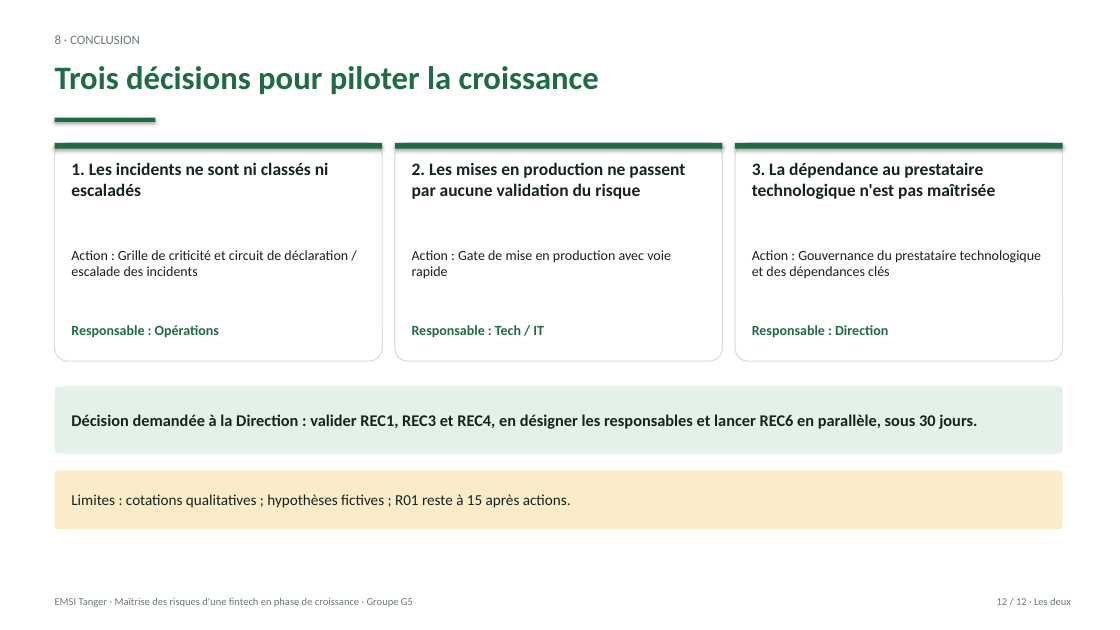
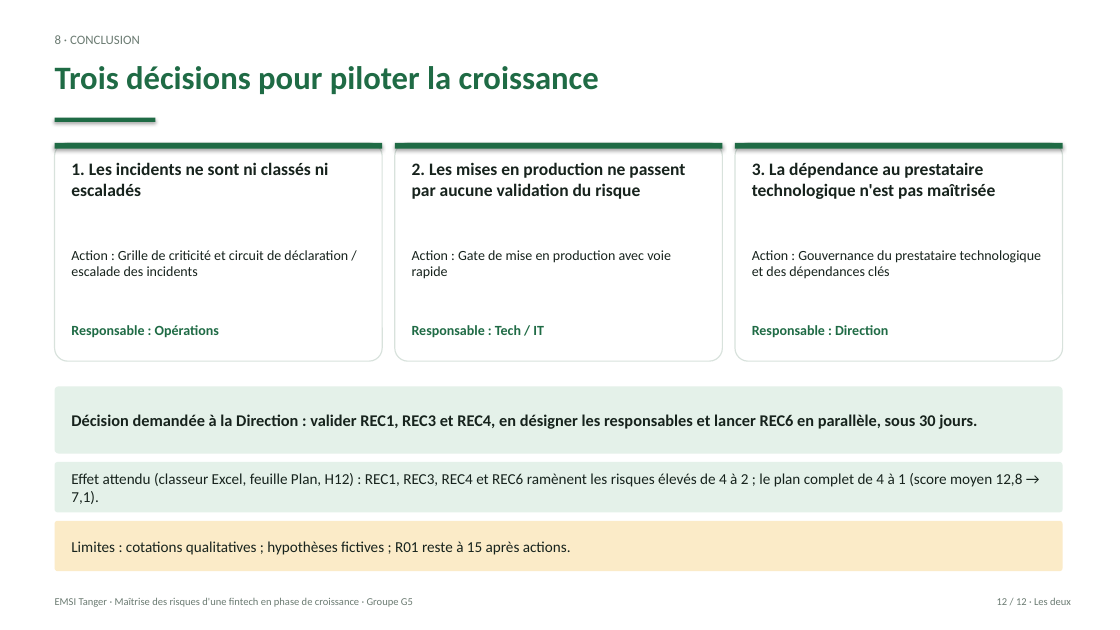
Before and after one commit to yussefnegotiumx-stack/paymaroc, a slide deck: slide 12 of downloads/Livrable5_Presentation_PayMaroc_G5.pptx. Drawn at 1120x630 pixels with LibreOffice and Linux fonts; fonts in the diff are those of the drawing. Boxes give left, top, right and bottom in pixels: in the first picture for what was removed or moved away, otherwise in the second. Text is boxed around its words. In the diff, an @@ line names an element or a change of style, - is before the commit and + after.

```diff
--- a/downloads/Livrable5_Presentation_PayMaroc_G5.pptx
+++ b/downloads/Livrable5_Presentation_PayMaroc_G5.pptx
@@ rounded rectangle: place and size @@
-rounded rectangle at [55, 471, 1063, 529]
+rounded rectangle at [55, 462, 1063, 513]
@@ rounded rectangle at [55, 462, 1063, 513]: fill #FBEBC8 to #E4F1E9 @@
@@ text added at [71, 473, 1023, 504], 13 pt, text #17231D @@
+Effet attendu (classeur Excel, feuille Plan, H12) : REC1, REC3, REC4 et REC6 ramènent les risques élevés de 4 à 2 ; le plan complet de 4 à 1 (score moyen 12,8 → 7,1).
@@ rounded rectangle added at [55, 521, 1063, 571], fill #FBEBC8 @@
@@ text "Limites : cotations qualitatives ; ...": place and size @@
-text "Limites : cotations qualitatives ; ..." at [71, 494, 571, 508]
+text "Limites : cotations qualitatives ; ..." at [71, 541, 571, 555]
```
Also in this commit, not shown: 3 other slides changed, 4 other files.
